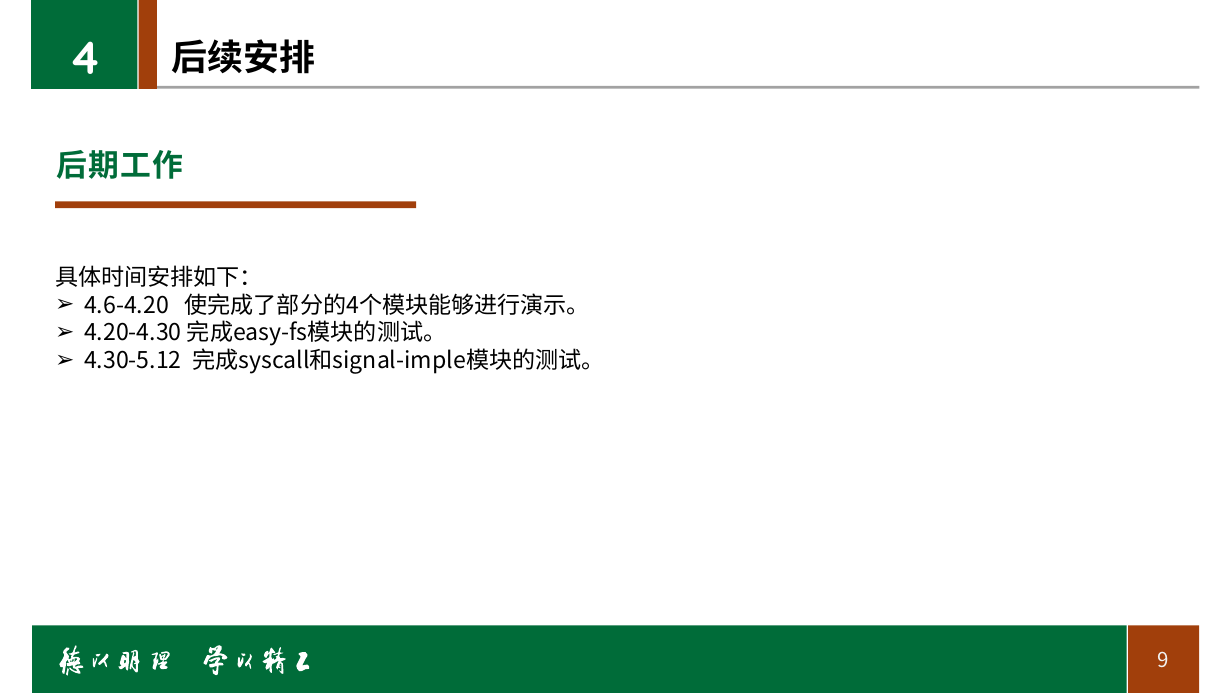
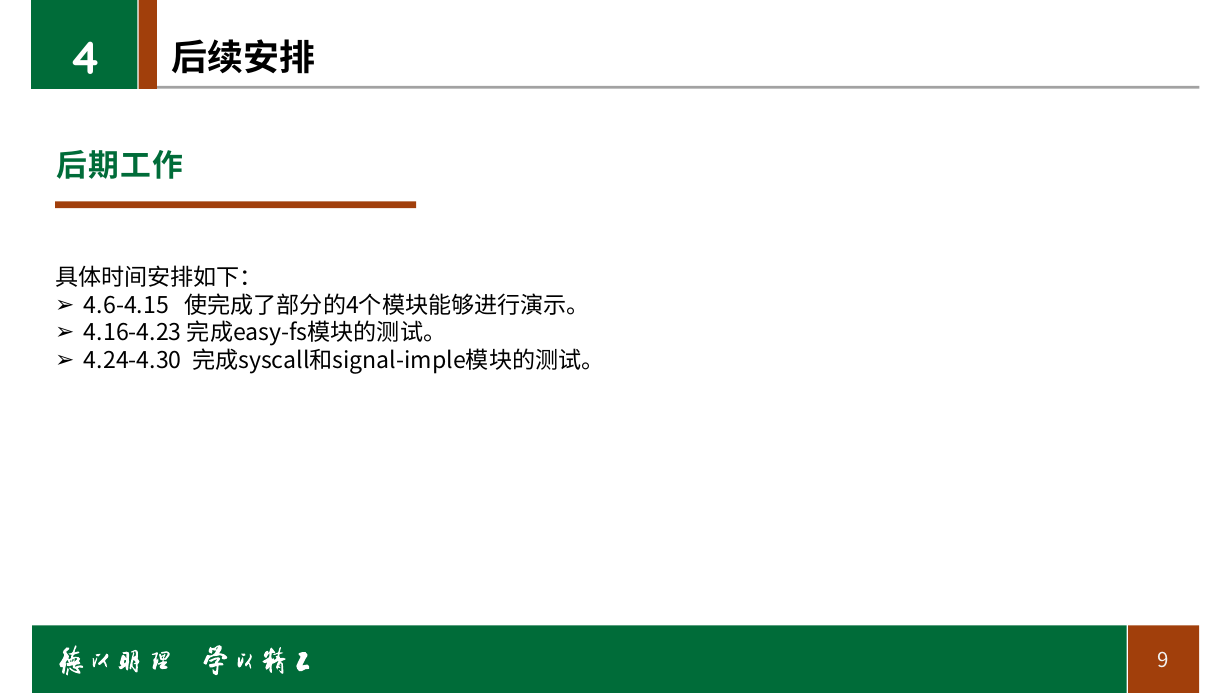
Before and after one commit to shiwenlong12/rcore_module1, a slide deck: slide 9 of Related_documents/中期报告.pptx. Drawn at 1232x693 pixels with LibreOffice and Linux fonts; fonts in the diff are those of the drawing; background and template pictures are left out. Boxes give left, top, right and bottom in pixels: in the first picture for what was removed or moved away, otherwise in the second. Text is boxed around its words. In the diff, an @@ line names an element or a change of style, - is before the commit and + after.

```diff
--- a/Related_documents/中期报告.pptx
+++ b/Related_documents/中期报告.pptx
@@ text at (x1=84, y1=293, x2=604, y2=374): text changed @@
-➢ 4.6-4.20 使完成了部分的4个模块能够进行演示。
-➢ 4.20-4.30 完成easy-fs模块的测试。
-➢ 4.30-5.12 完成syscall和signal-imple模块的测试。
+➢ 4.6-4.15 使完成了部分的4个模块能够进行演示。
+➢ 4.16-4.23 完成easy-fs模块的测试。
+➢ 4.24-4.30 完成syscall和signal-imple模块的测试。
```
Also in this commit, not shown: 8 other slides changed, 20 other files.
